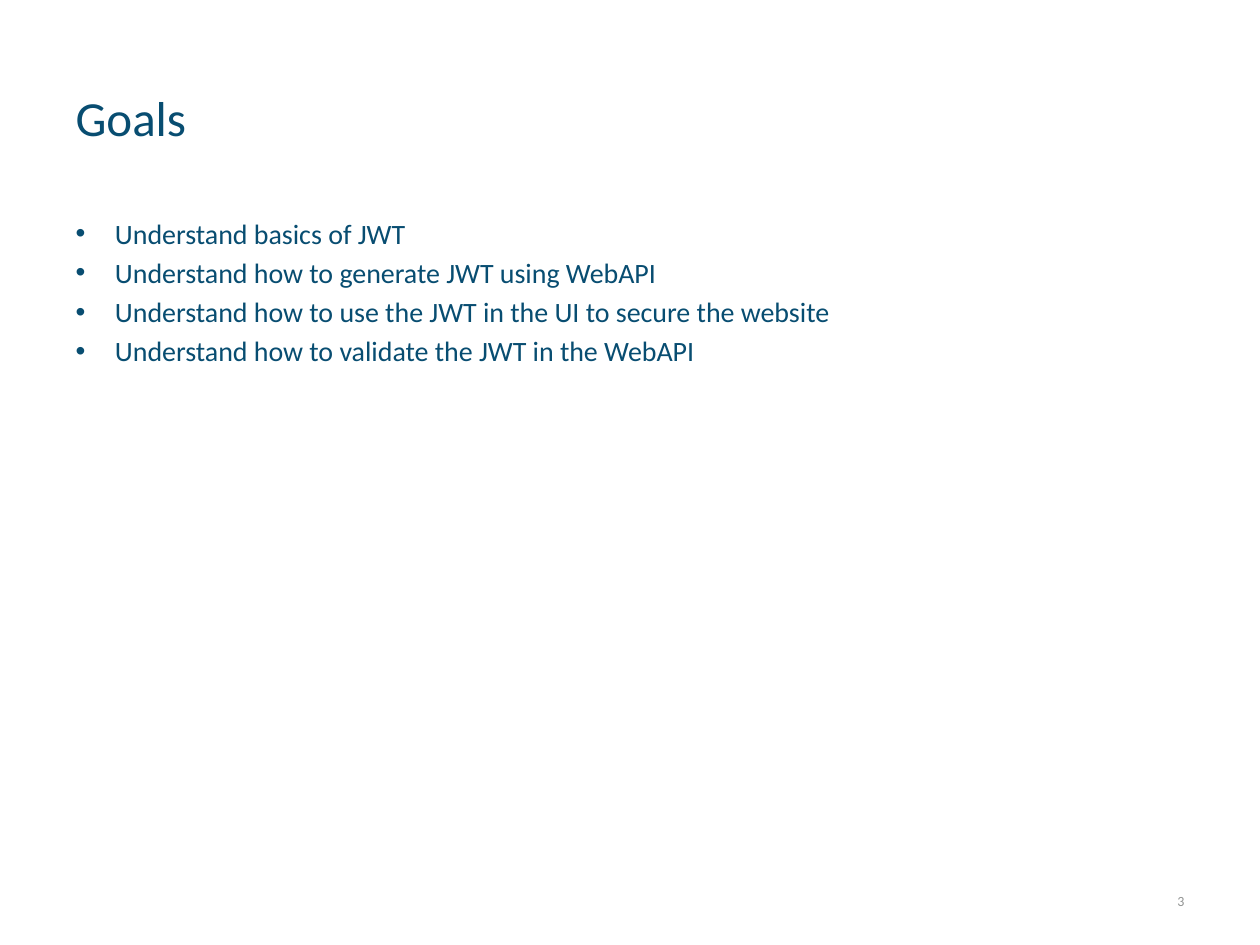
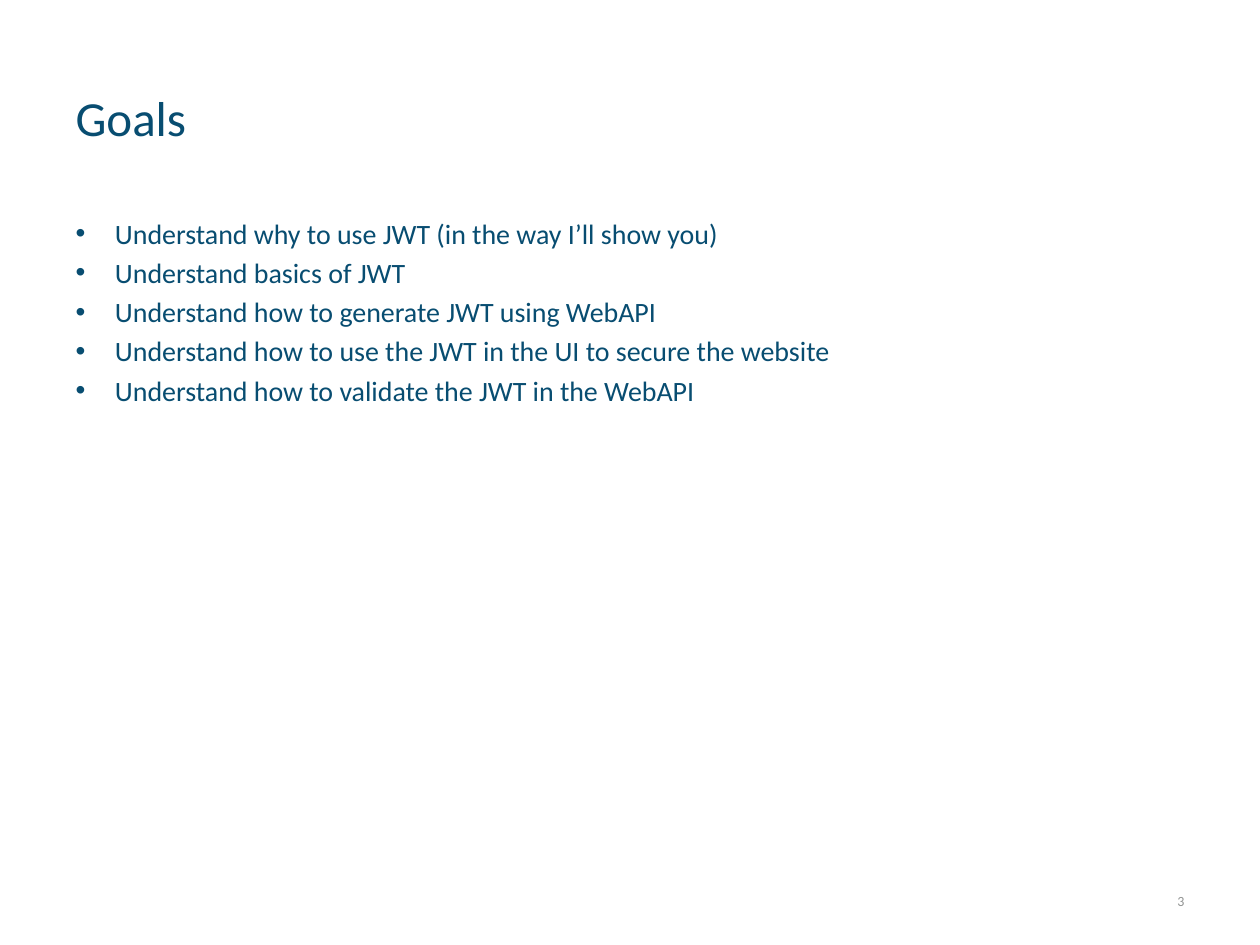
Before and after one commit to kkilton/jwt-demo-training, a slide deck: slide 3 of JWT, Angular5, WebAPI.pptx. Drawn at 1260x945 pixels with LibreOffice and Linux fonts; fonts in the diff are those of the drawing; background and template pictures are left out. Boxes give left, top, right and bottom in pixels: in the first picture for what was removed or moved away, otherwise in the second. Text is boxed around its words. In the diff, an @@ line names an element or a change of style, - is before the commit and + after.

```diff
--- a/JWT, Angular5, WebAPI.pptx
+++ b/JWT, Angular5, WebAPI.pptx
@@ text at [115,223,717,249]: paragraph added @@
+• Understand why to use JWT (in the way I’ll show you)
```
Also in this commit, not shown: 2 other slides changed, 2 slides added, 1 slide removed.
